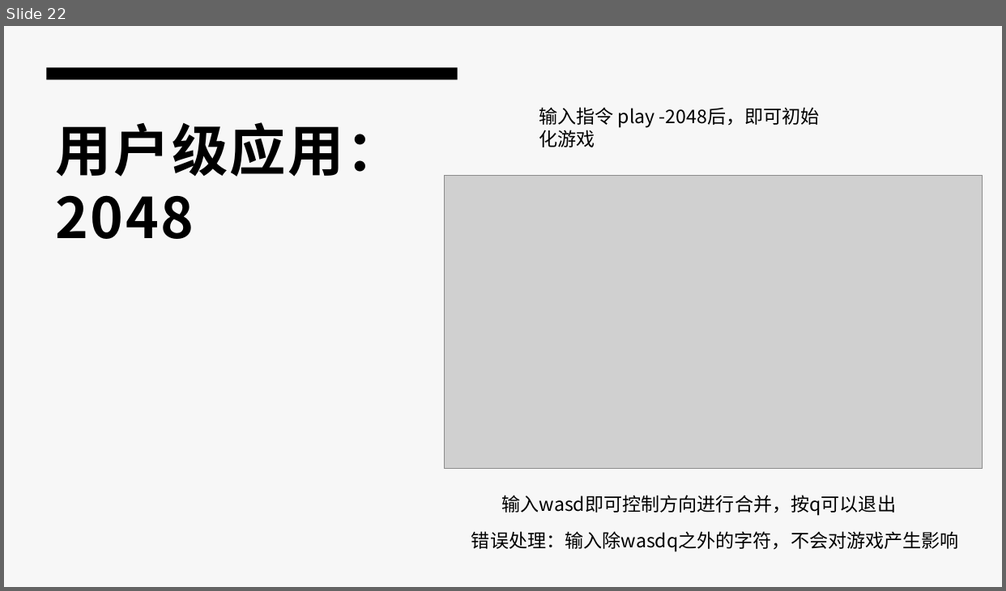
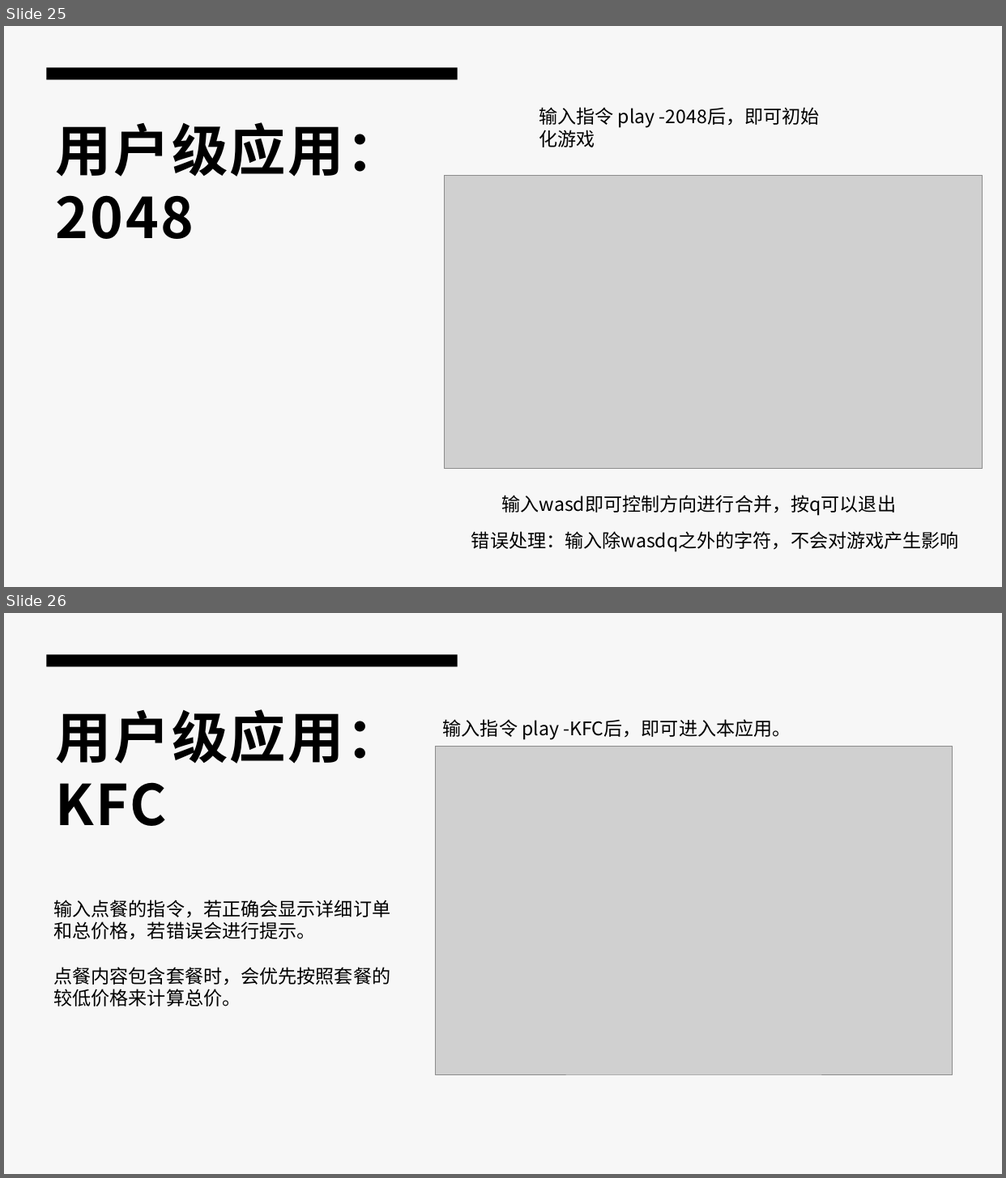
Before and after one commit to Crestina2001/OS_design, a slide deck: 19组/unknownOS - 2021年操作系统课程设计演示.pptx. Shown one above the other, each under a label of ours: slide 22 before the commit, slides 25 and 26 after it. The pictures are 1006x591 and 1006x1178 pixels, drawn with LibreOffice and Linux fonts; fonts in the diff are those of the drawing; grey boxes stand for pictures. Boxes give left, top, right and bottom in pixels: in the first picture for what was removed or moved away, otherwise in the second. Text is boxed around its words. In the diff, an @@ line names an element or a change of style, - is before the commit and + after.

```diff
--- a/19组/unknownOS - 2021年操作系统课程设计演示.pptx
+++ b/19组/unknownOS - 2021年操作系统课程设计演示.pptx
@@ slide 26 added at (x1=4, y1=613, x2=1002, y2=1174), background #F7F7F7; not listed: 1 template element that a slide beside it also shows @@
@@ title added at (x1=55, y1=709, x2=402, y2=826), 54 pt, text #000000, bold @@
+用户级应用：KFC
@@ text added at (x1=443, y1=719, x2=791, y2=740), 18 pt, text #000000 @@
+输入指令 play -KFC后，即可进入本应用。
@@ picture added at (x1=435, y1=747, x2=952, y2=1075) @@
@@ text added at (x1=53, y1=900, x2=390, y2=1007), 18 pt, text #000000 @@
+输入点餐的指令，若正确会显示详细订单和总价格，若错误会进行提示。
+点餐内容包含套餐时，会优先按照套餐的较低价格来计算总价。
@@ what was slide 22 is now slide 25 @@
```
Also in this commit, not shown: 4 other slides added.
